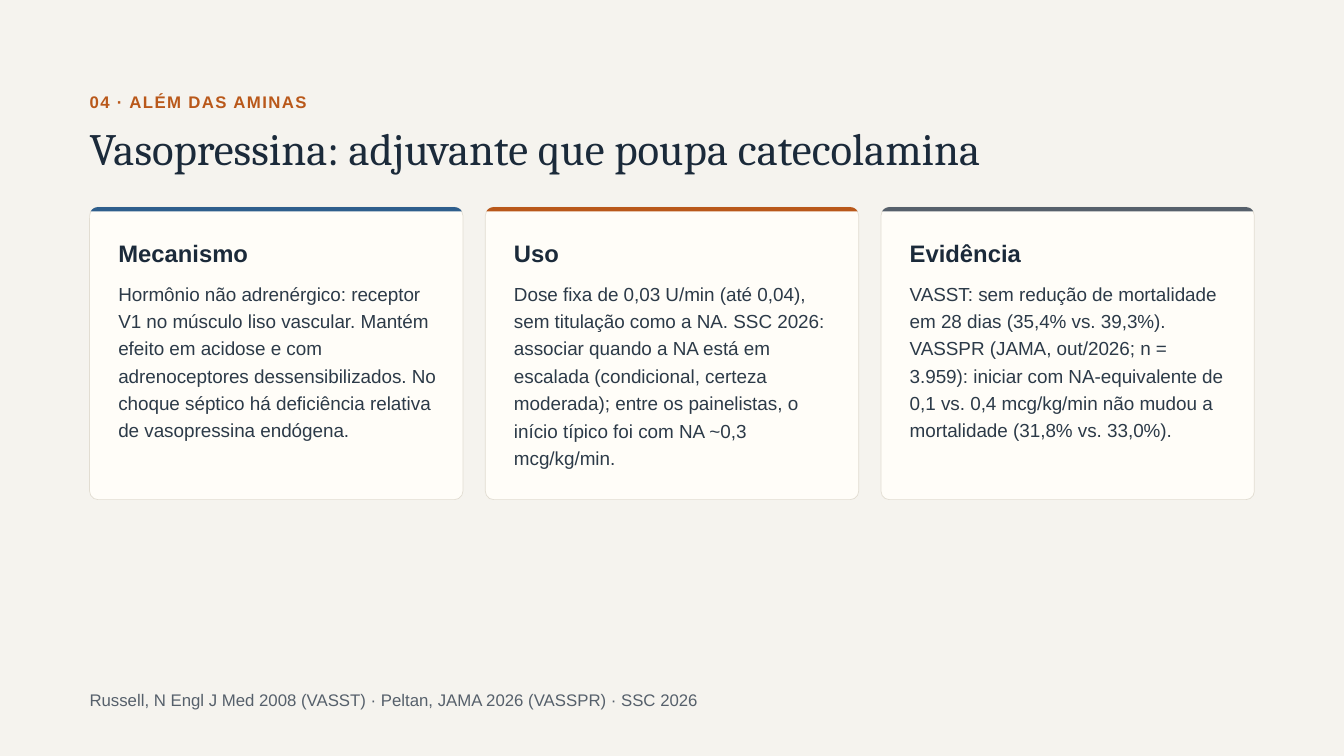
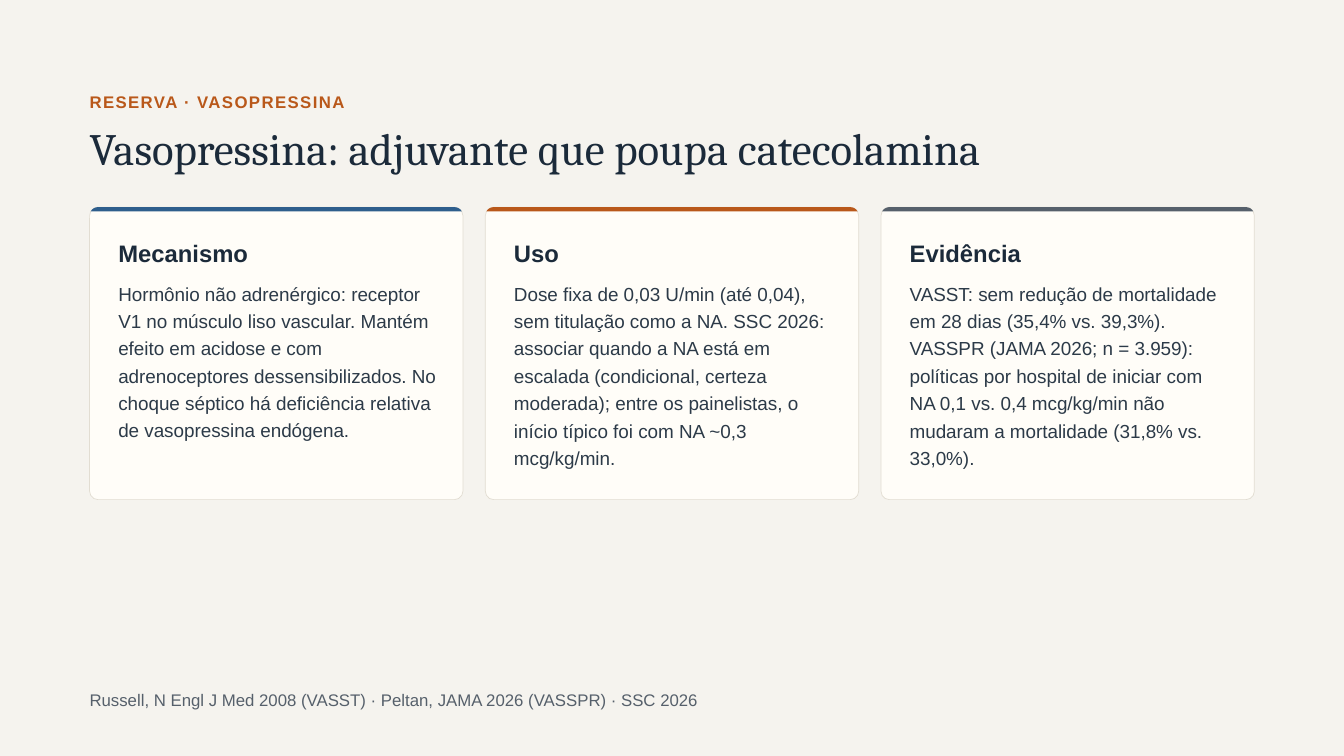
Before and after one commit to brunomoraesdubois-bit/Bruno, a slide deck: slide 20 of apresentacao/Aminas_Vasoativas.pptx (slide 14 before the commit). Drawn at 1344x756 pixels with LibreOffice and Linux fonts; fonts in the diff are those of the drawing. Boxes give left, top, right and bottom in pixels: in the first picture for what was removed or moved away, otherwise in the second. Text is boxed around its words. In the diff, an @@ line names an element or a change of style, - is before the commit and + after.

```diff
--- a/apresentacao/Aminas_Vasoativas.pptx
+++ b/apresentacao/Aminas_Vasoativas.pptx
@@ text at (90,96,344,108): text changed @@
-04 · ALÉM DAS AMINAS
+RESERVA · VASOPRESSINA
@@ text at (910,287,1216,469): text changed @@
-VASST: sem redução de mortalidade em 28 dias (35,4% vs. 39,3%). VASSPR (JAMA, out/2026; n = 3.959): iniciar com NA-equivalente de 0,1 vs. 0,4 mcg/kg/min não mudou a mortalidade (31,8% vs. 33,0%).
+VASST: sem redução de mortalidade em 28 dias (35,4% vs. 39,3%). VASSPR (JAMA 2026; n = 3.959): políticas por hospital de iniciar com NA 0,1 vs. 0,4 mcg/kg/min não mudaram a mortalidade (31,8% vs. 33,0%).
```
Also in this commit, not shown: 18 other slides changed, 7 slides added, 1 slide removed, 33 other files.
